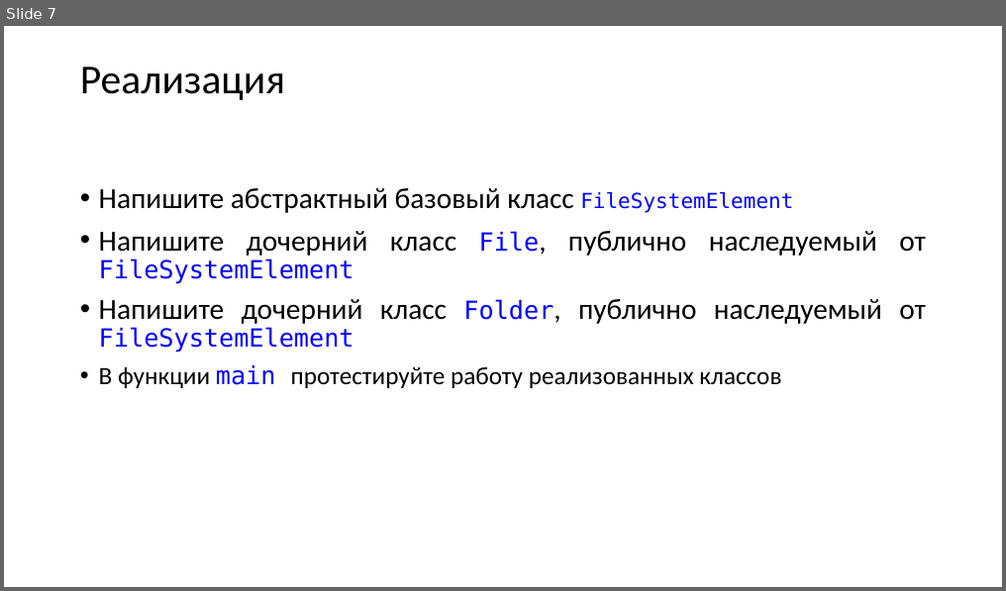
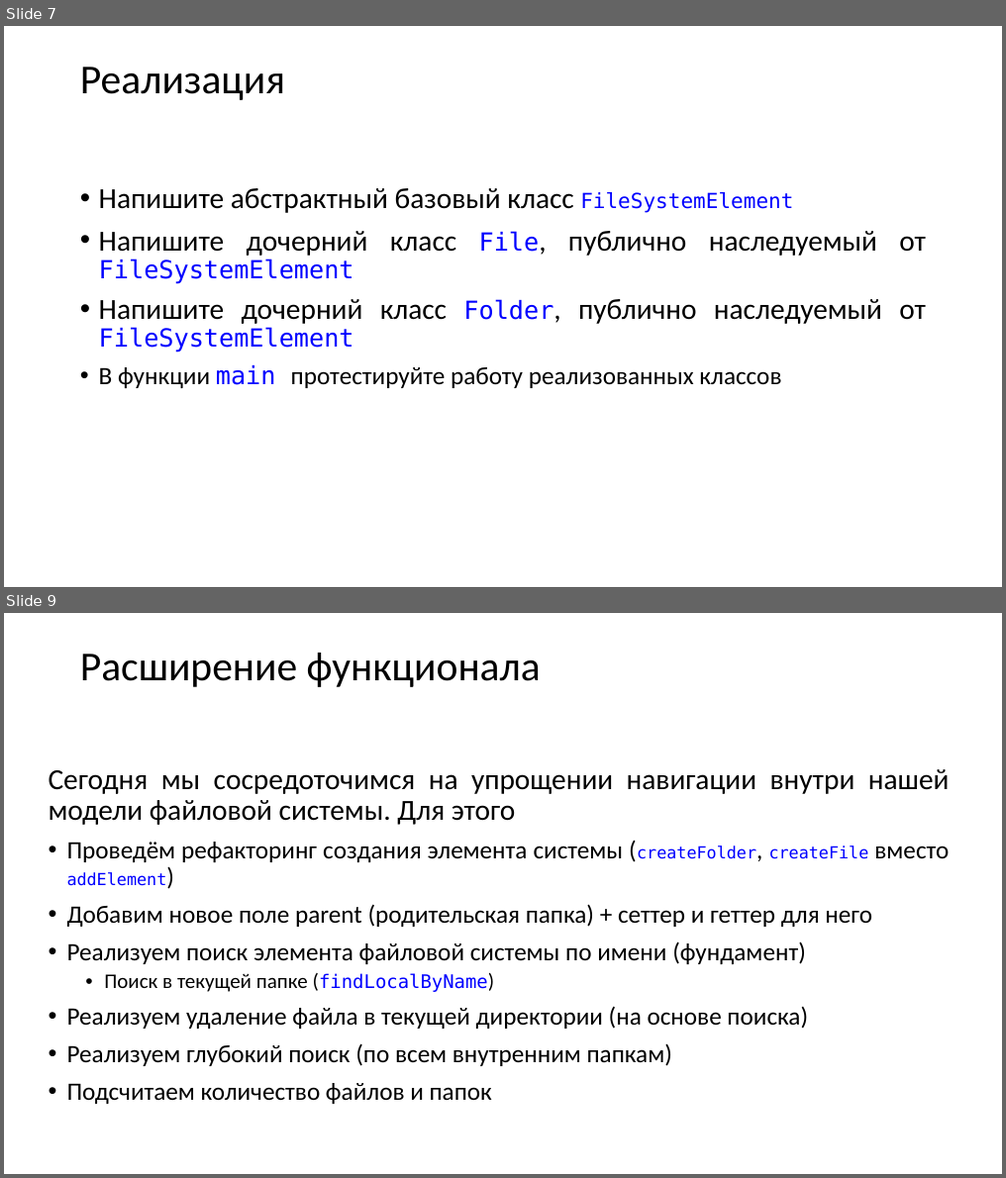
Before and after one commit to variichrodion/BV-521-OOP-C-, a slide deck: Создание модели файловой системы/Практика - модель файловой системы.pptx. Shown one above the other, each under a label of ours: slide 7 before the commit, slides 7 and 9 after it; the slides between them are not shown. The pictures are 1006x591 and 1006x1178 pixels, drawn with LibreOffice and Linux fonts; fonts in the diff are those of the drawing. Boxes give left, top, right and bottom in pixels: in the first picture for what was removed or moved away, otherwise in the second. Text is boxed around its words. In the diff, an @@ line names an element or a change of style, - is before the commit and + after.

```diff
--- a/Создание модели файловой системы/Практика - модель файловой системы.pptx
+++ b/Создание модели файловой системы/Практика - модель файловой системы.pptx
@@ slide 9 added at (x1=4, y1=613, x2=1002, y2=1174), background #FFFFFF @@
@@ title added at (x1=80, y1=653, x2=541, y2=687), 39.6 pt, text #000000 @@
+Расширение функционала
@@ text added at (x1=49, y1=769, x2=949, y2=1104), 24 pt, text #000000 @@
+Сегодня мы сосредоточимся на упрощении навигации внутри нашей модели файловой системы. Для этого
+• Проведём рефакторинг создания элемента системы (createFolder, createFile вместо addElement)
+• Добавим новое поле parent (родительская папка) + сеттер и геттер для него
+• Реализуем поиск элемента файловой системы по имени (фундамент)
+  • Поиск в текущей папке (findLocalByName)
+• Реализуем удаление файла в текущей директории (на основе поиска)
+• Реализуем глубокий поиск (по всем внутренним папкам)
+• Подсчитаем количество файлов и папок
```
Also in this commit, not shown: 1 slide changed, 1 other slide added, 1 other file.
